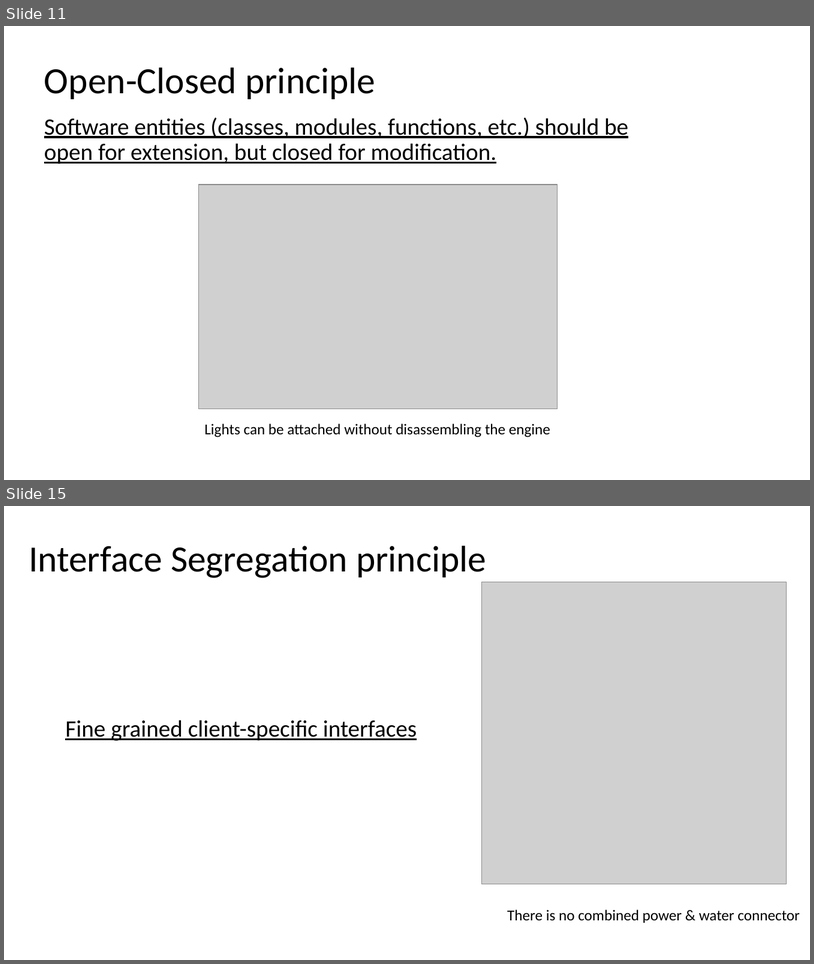
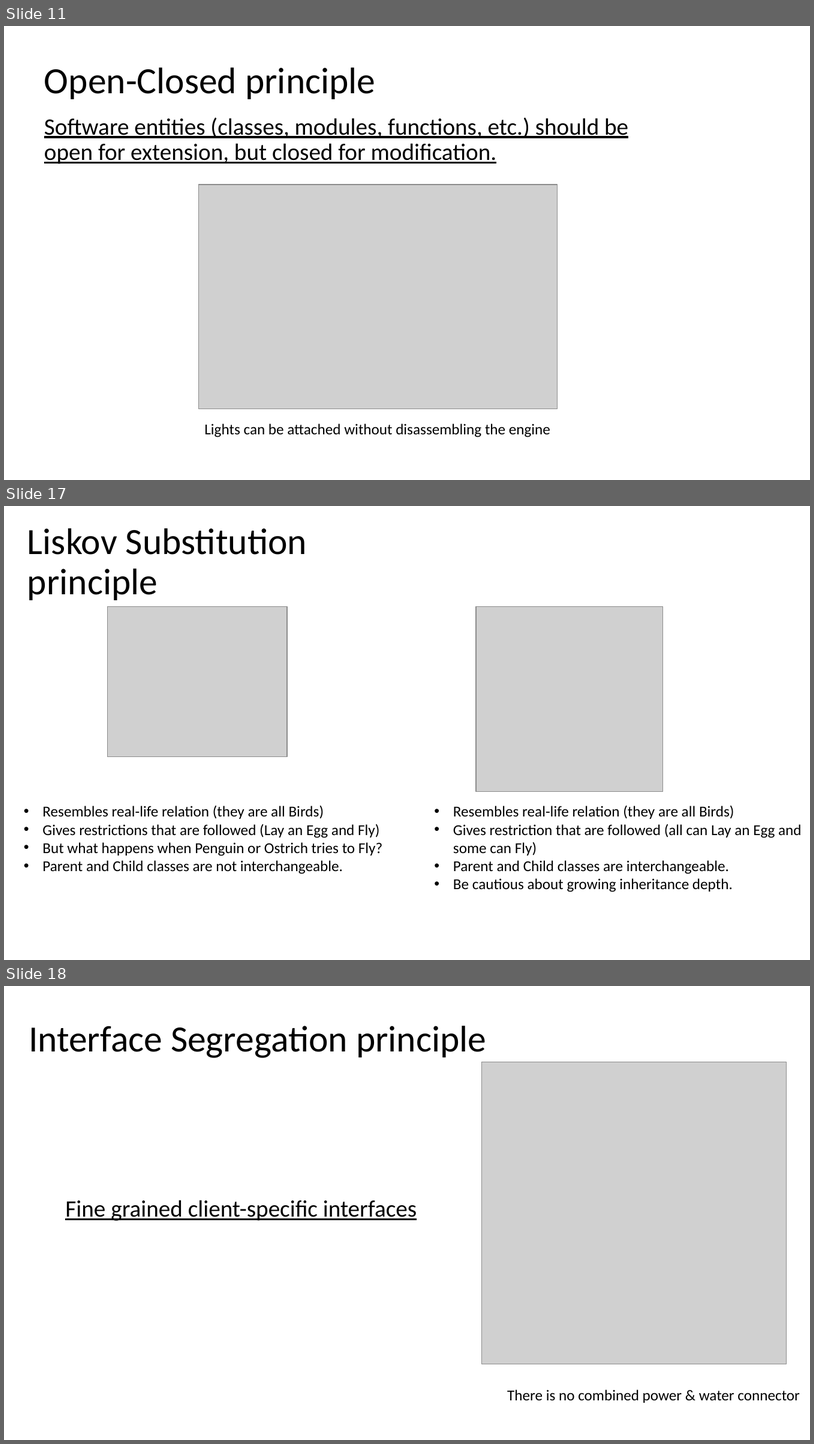
Before and after one commit to DonatasKukta/SOLID, a slide deck: SOLID.pptx. Shown one above the other, each under a label of ours: slides 11 and 15 before the commit, slides 11, 17 and 18 after it; the slides between them are not shown. The pictures are 814x964 and 814x1444 pixels, drawn with LibreOffice and Linux fonts; fonts in the diff are those of the drawing; grey boxes stand for pictures. Boxes give left, top, right and bottom in pixels: in the first picture for what was removed or moved away, otherwise in the second. Text is boxed around its words. In the diff, an @@ line names an element or a change of style, - is before the commit and + after.

Commit message:
Add code snippets for Liskov principle.

```diff
--- a/SOLID.pptx
+++ b/SOLID.pptx
@@ slide 17 added at [4, 506, 810, 960], background #FFFFFF @@
@@ title added at [27, 528, 307, 600], 44 pt, text #000000 @@
+Liskov Substitution principle
@@ picture added at [107, 606, 287, 757] @@
@@ picture added at [476, 606, 663, 792] @@
@@ text added at [42, 805, 383, 874], 18 pt, text #000000 @@
+• Resembles real-life relation (they are all Birds)
+• Gives restrictions that are followed (Lay an Egg and Fly)
+• But what happens when Penguin or Ostrich tries to Fly?
+• Parent and Child classes are not interchangeable.
@@ text added at [453, 805, 802, 892], 18 pt, text #000000 @@
+• Resembles real-life relation (they are all Birds)
+• Gives restriction that are followed (all can Lay an Egg and some can Fly)
+• Parent and Child classes are interchangeable.
+• Be cautious about growing inheritance depth.
@@ what was slide 15 is now slide 18 @@
```
Also in this commit, not shown: 4 slides changed, 3 other slides added, 1 other file.
